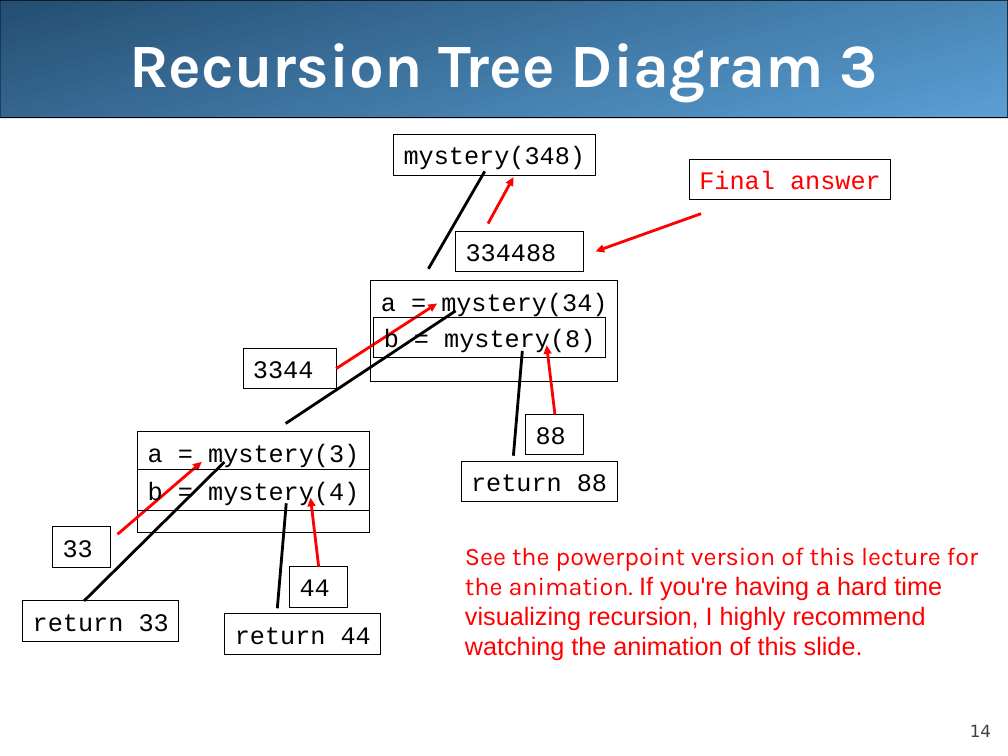
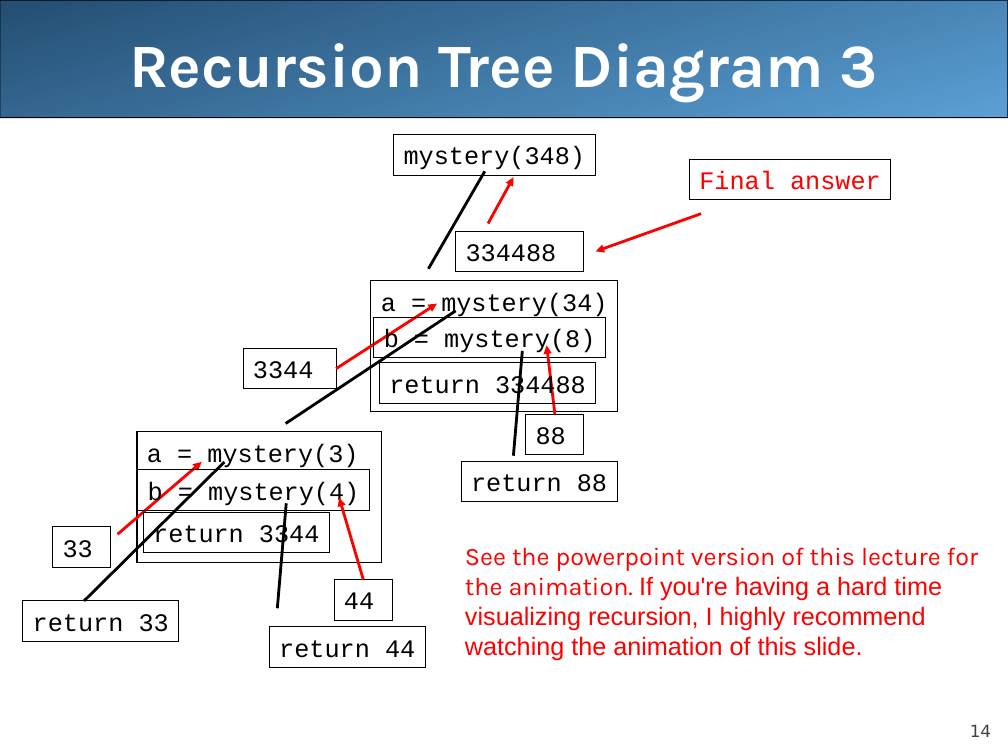
Before and after one commit to LongBaoNguyen/longbaonguyen.github.io, a slide deck: slide 14 of courses/apcsa/lecture23.ppt. Drawn at 1008x756 pixels with LibreOffice and Linux fonts; fonts in the diff are those of the drawing. Boxes give left, top, right and bottom in pixels: in the first picture for what was removed or moved away, otherwise in the second. Text is boxed around its words. In the diff, an @@ line names an element or a change of style, - is before the commit and + after.

```diff
--- a/courses/apcsa/lecture23.ppt
+++ b/courses/apcsa/lecture23.ppt
@@ rectangle "a = mystery(34)": place and size @@
-rectangle "a = mystery(34)" at <box>371,280,618,381</box>
+rectangle "a = mystery(34)" at <box>371,280,618,411</box>
@@ rectangle added at <box>379,363,596,403</box>, outline #000000 0.74 pt, 18 pt, text #000000 @@
+return 334488
@@ rectangle "a = mystery(3)": place and size @@
-rectangle "a = mystery(3)" at <box>138,431,370,532</box>
+rectangle "a = mystery(3)" at <box>137,431,382,562</box>
@@ arrow moved from (319, 566) - (310, 498) to (363, 580) - (340, 498) @@
@@ rectangle added at <box>143,512,330,552</box>, outline #000000 0.74 pt, 18 pt, text #000000 @@
+return 3344
@@ rectangle "44": place and size @@
-rectangle "44" at <box>289,566,348,607</box>
+rectangle "44" at <box>334,580,392,620</box>
@@ rectangle "return 44": place and size @@
-rectangle "return 44" at <box>225,614,381,654</box>
+rectangle "return 44" at <box>269,627,425,667</box>
```
Also in this commit, not shown: 3 other slides changed, 6 other files.
